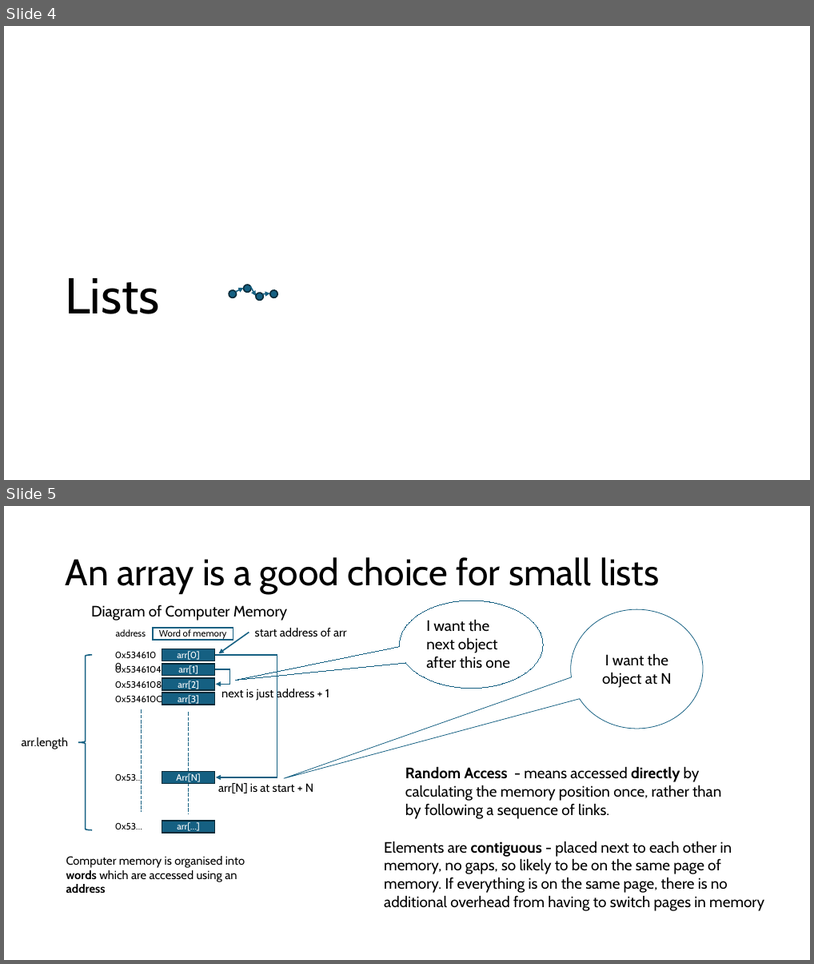
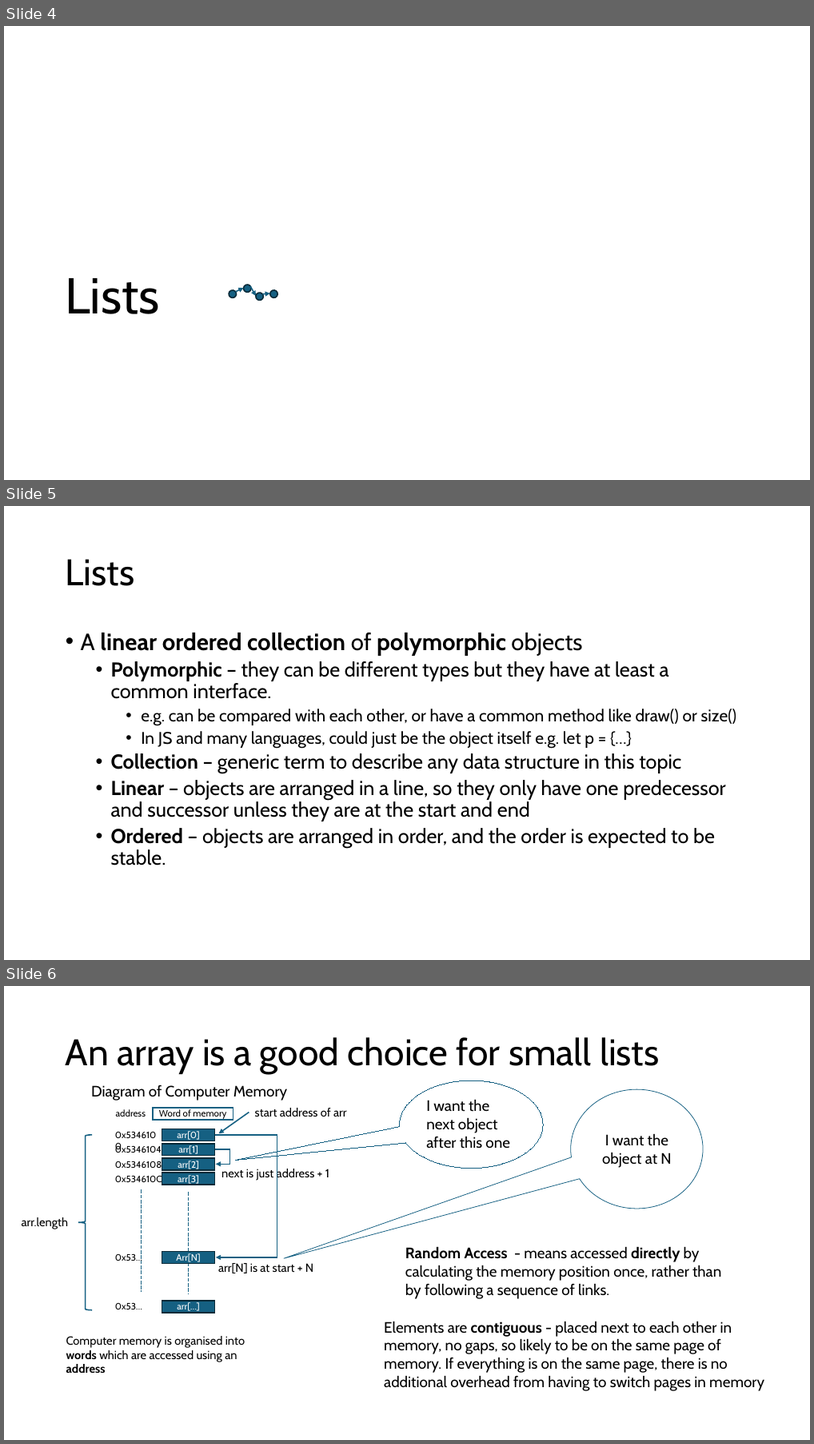
Before and after one commit to wai-t/CompSci, a slide deck: ComputerScience/Data_structures/Data Structures.pptx. Shown one above the other, each under a label of ours: slides 4 and 5 before the commit, slides 4, 5 and 6 after it. The pictures are 814x964 and 814x1444 pixels, drawn with LibreOffice and Linux fonts; fonts in the diff are those of the drawing. Boxes give left, top, right and bottom in pixels: in the first picture for what was removed or moved away, otherwise in the second. Text is boxed around its words. In the diff, an @@ line names an element or a change of style, - is before the commit and + after.

```diff
--- a/ComputerScience/Data_structures/Data Structures.pptx
+++ b/ComputerScience/Data_structures/Data Structures.pptx
@@ slide 5 added at [4,506,810,960], background #FFFFFF @@
@@ title added at [66,559,135,586], 44 pt, text #000000 @@
+Lists
@@ text added at [81,632,738,865], 24 pt, text #000000 @@
+• A linear ordered collection of polymorphic objects
+  • Polymorphic – they can be different types but they have at least a common interface.
+    • e.g. can be compared with each other, or have a common method like draw() or size()
+    • In JS and many languages, could just be the object itself e.g. let p = {…}
+  • Collection – generic term to describe any data structure in this topic
+  • Linear – objects are arranged in a line, so they only have one predecessor and successor unless they are at the start and end
+  • Ordered – objects are arranged in order, and the order is expected to be stable.
@@ what was slide 5 is now slide 6 @@
```
Also in this commit, not shown: 6 slides changed.
